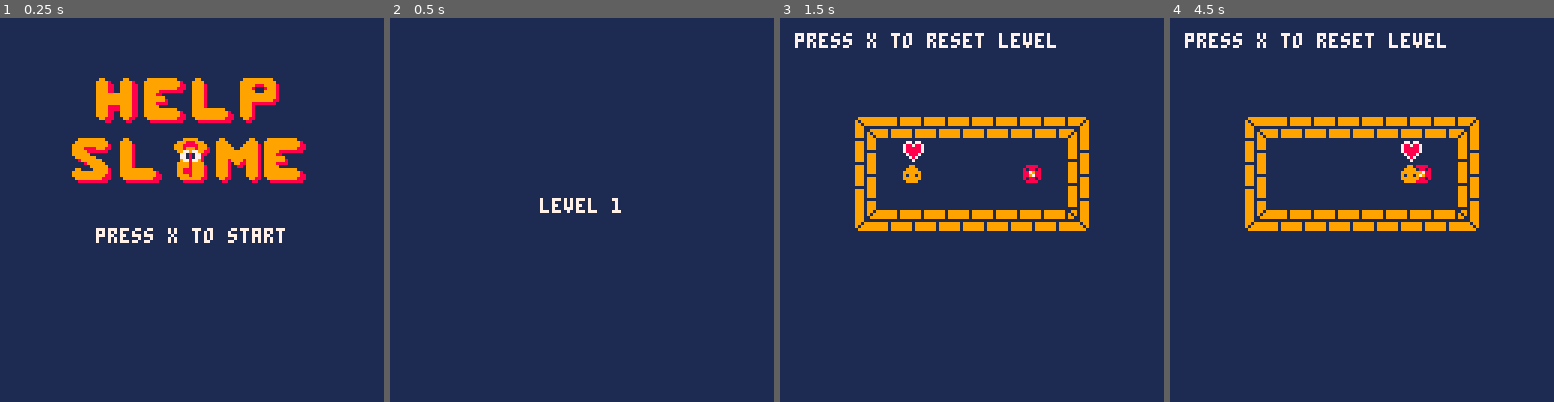
Above: before the commit, frames 1-4 (left to right).
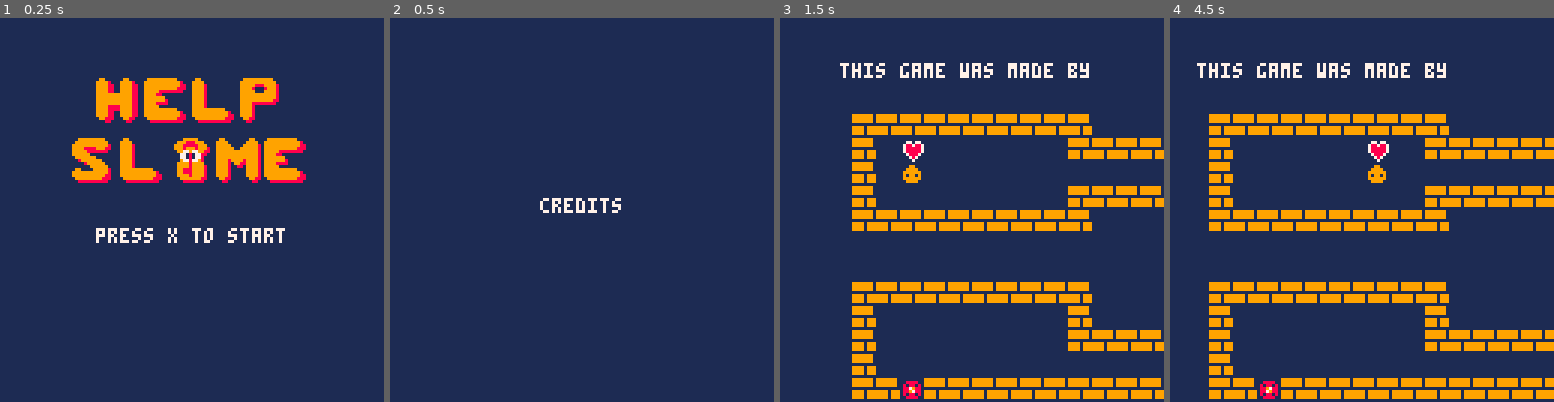
Above: after the commit, the same moments.

Repository: GameJams-fiwon123/GBJam8
Game: PICO-8 cartridge gbjam8.p8
Same seed, same stepped clock (60 frames per second), same inputs: the game is played once before the commit and once after it.
Inputs:
- Up to frame 1 (0.25 s): no input
- Up to frame 2 (0.5 s): tap X (X key) at 0.33 s
- Up to frame 3 (1.5 s): tap X (X key) at 1.07 s
- Up to frame 4 (4.5 s): hold Right 1.6-2.1 s; tap X (X key) at 1.85, 2.97, 4.08 s; hold Up 2.15-2.42 s; hold Right 2.47-3.03 s; hold Left 3.08-3.58 s; hold Down 3.63-3.97 s; hold Right from 4.02 s (still down)

Frame 1 is identical in both runs. In frame 2, 0.3% of the frame differs, in the area x 39-61%, y 46-51%; in frame 3, 15%; in frame 4, 20%, in the area x 3-100%, y 3-100%.

Commit message:
créditos, tela final e ajustado ordem das fases

Diff:
--- a/gbjam8.p8
+++ b/gbjam8.p8
@@ -28,6 +28,7 @@
 	title=0,
 	pass_level=6,
 	gameplay=7,
+	credits=13,
 	stop_sound=-1
 }
 
@@ -60,7 +61,7 @@
 end
 
 function update_menu()
-	if btn(❎) then
+	if btnp(❎) then
 	 music(musics.stop_sound, 300)
   start_game()
 	end
@@ -91,10 +92,11 @@
 function start_game()
  music(musics.gameplay)
 	game.time = 0
-	game.level = 1
-
-	camera_pos.x=0
-	camera_pos.y=0
+	game.level = 12
+
+	camera_pos.x=128*3
+	camera_pos.y=128
+	camera(camera_pos.x, camera_pos.y)
 	game.scenes={
 		{show=show_level1},
 		{show=show_level2},
@@ -105,7 +107,9 @@
 		{show=show_level7},
 		{show=show_level8},
 		{show=show_level9},
-		{show=show_level10}
+		{show=show_level10},
+		{show=show_level11},
+		{show=show_level_credits},
 	}
  game.update = update_anim_level
 	game.draw = draw_anim_level
@@ -153,6 +157,12 @@
 end
 
 function show_level8()
+	add(slimes,new_slime(camera_pos.x+5*8,camera_pos.y+6*8,1, false))
+ get_portals()
+ get_doors()
+end
+
+function show_level9()
 	add(slimes,new_slime(camera_pos.x+4*8,camera_pos.y+3*8,1))
  get_portals()
  get_keys()
@@ -160,7 +170,7 @@
  get_hearts()
 end
 
-function show_level9()
+function show_level10()
 	add(slimes,new_slime(camera_pos.x+4*8,camera_pos.y+7*8,1))
  add(slimes,new_slime(camera_pos.x+11*8,camera_pos.y+5*8,1))
  get_portals()
@@ -168,12 +178,19 @@
  get_doors()
 end
 
-function show_level10()
+function show_level11()
 	add(slimes,new_slime(camera_pos.x+4*8,camera_pos.y+3*8,1))
  add(slimes,new_slime(camera_pos.x+11*8,camera_pos.y+3*8,1))
  get_portals()
  get_doors()
 end
+
+function show_level_credits()
+ music(musics.credits)
+	add(slimes,new_slime(camera_pos.x+5*8,camera_pos.y+6*8,1))
+ get_portals()
+end
+
 
 function is_tile(x,y,type_tile)
 	local tile=mget(x/8, y/8)
@@ -266,8 +283,15 @@
 function update_level()
 	anim_portals()
 
+	 if game.level == #game.scenes then
+		 if slimes[1].x > (camera_pos.x+64) then
+		  local x_offset = slimes[1].x-(camera_pos.x+64)
+				camera(camera_pos.x+x_offset, camera_pos.y)
+			end
+	 end
+
  if not is_walking then
- 	if btnp(❎) then
+ 	if btnp(❎) and game.level < #game.scenes  then
 	 	reset_level()
 		end
 
@@ -358,7 +383,10 @@
 end
 
 function next_level()
- music(musics.pass_level)
+ if game.level < #game.scenes then
+ 	music(musics.pass_level)
+ end
+
  game.time=0
  game.level+=1
 
@@ -375,8 +403,12 @@
  end
  camera(camera_pos.x, camera_pos.y)
 
- game.update = update_anim_level
-	game.draw = draw_anim_level
+ if game.level <= #game.scenes then
+	 game.update = update_anim_level
+		game.draw = draw_anim_level
+ else
+  show_final()
+ end
 end
 
 function draw_level()
@@ -402,7 +434,20 @@
 	 palt(1,false)
 	end
 
-	print("press x to reset level",camera_pos.x+5,camera_pos.y+5,7)
+	if game.level != #game.scenes then
+		print("press x to reset level",camera_pos.x+5,camera_pos.y+5,7)
+ else
+  if slimes[1].y < camera_pos.y+68 then
+  	print("this game was made by",camera_pos.x+20,camera_pos.y+15,7)
+  	print("euler moises",camera_pos.x+170,camera_pos.y+15,7)
+  	print("and",camera_pos.x+255,camera_pos.y+15,7)
+  	print("felipe inoue",camera_pos.x+295,camera_pos.y+15,7)
+  else
+   print("...become a adventurous",camera_pos.x+15,camera_pos.y+75,7)
+  	print("...i'll finally...",camera_pos.x+160,camera_pos.y+75,7)
+  	print("my dream is near...",camera_pos.x+285,camera_pos.y+75,7)
+  end
+ end
 end
 
 function update_anim_level()
@@ -417,11 +462,35 @@
 function draw_anim_level()
  cls()
  rectfill(camera_pos.x,camera_pos.y,camera_pos.x+128,camera_pos.y+128,1)
-	print_centered("level "..game.level, camera_pos.x, camera_pos.y)
+ if game.level < #game.scenes then
+		print_centered("level "..game.level, camera_pos.x, camera_pos.y)
+	else
+	 print_centered("credits", camera_pos.x, camera_pos.y)
+	end
 end
 -->8
--- credits
-
+-- final
+function show_final()
+	game.update = update_final
+	game.draw = draw_final
+
+	camera(0,0)
+end
+
+function update_final()
+	if btnp(❎) then
+  show_menu()
+	end
+end
+
+function draw_final()
+	cls()
+
+	--gray background color
+	rectfill(0,0,128,128,1)
+
+	print_centered("press x to menu", 0, 10)
+end
 -->8
 -- tools
 function print_centered(str, offset_x, offset_y)
@@ -847,26 +916,26 @@
 41414141414141414141414141414141414141414141414141414141414141414141414141414141414141414141414141414141414141414141414141414141
 41414141414141414141414141414141414141414141414141414141414141414141414141414141414141414141414141414141414141414141414141414141
 41414141414141414141414141414141414141414141414141414141414141414141414141414141414141414141414141414141414141414141414141414141
-41414141715151515151515181414141414141414141414141414141414141414141414141414141414141414141414141414141414141414141414141414141
-41414141414141414141414141414141414141414141414141414141414141414141414141414141414141414141414141414141414141414141414141414141
-41414141614141414141411262414141414141414141414141414141414141414141414141414141414141414141414141414141414141414141414141414141
-41414141414141414141414141414141414141414141414141414141414141414141414141414141414141414141414141414141414141414141414141414141
-41414141614141413141415262414141414141414141414141414141414141414141414141414141414141414141414141414141414141414141414141414141
-41414141414141414141414141414141414141414141414141414141414141414141414141414141414141414141414141414141414141414141414141414141
-41414141614141414141411321414141414141414141414141414141414141414141414141414141414141414141414141414141414141414141414141414141
-41414141414141414141414141414141414141414141414141414141414141414141414141414141414141414141414141414141414141414141414141414141
-41414141614141414141415262414141414141414141414141414141414141414141414141414141414141414141414141414141414141414141414141414141
-41414141414141414141414141414141414141414141414141414141414141414141414141414141414141414141414141414141414141414141414141414141
-41414141614141414141414162414141414141414141414141414141414141414141414141414141414141414141414141414141414141414141414141414141
-41414141414141414141414141414141414141414141414141414141414141414141414141414141414141414141414141414141414141414141414141414141
-41414141725252525252525282414141414141414141414141414141414141414141414141414141414141414141414141414141414141414141414141414141
-41414141414141414141414141414141414141414141414141414141414141414141414141414141414141414141414141414141414141414141414141414141
-41414141414141414141414141414141414141414141414141414141414141414141414141414141414141414141414141414141414141414141414141414141
-41414141414141414141414141414141414141414141414141414141414141414141414141414141414141414141414141414141414141414141414141414141
-41414141414141414141414141414141414141414141414141414141414141414141414141414141414141414141414141414141414141414141414141414141
-41414141414141414141414141414141414141414141414141414141414141414141414141414141414141414141414141414141414141414141414141414141
-41414141414141414141414141414141414141414141414141414141414141414141414141414141414141414141414141414141414141414141414141414141
-41414141414141414141414141414141414141414141414141414141414141414141414141414141414141414141414141414141414141414141414141414141
+41414141414141414141414141414141414141414141414141414141414141414141414141414141414141414141414141414141414141414141414141414141
+41414141414141414141414141414141414141414141414141414141414141414141414141414141414141414141414141414141414141414141414141414141
+41414141414141414141414141414141414141414141414141414141414141414141414141414141414141414141414141414141414141414141414141414141
+41414141414141414141414141414141414141414141414141414141414141414141414141414141414141414141414141414141414141414141414141414141
+41414141414141414141414141414141414141414141414141414141414141414141414141414141414141414141414141414141414141414141414141414141
+41414141414141414141414141414141414141414141414141414141414141414141414141414141414141414141414141414141414141414141414141414141
+41414141414141414141414141414141414141414141414141414141414141414141414141414141414141414141414141414141414141414141414141414141
+41414141414141414141414141414141414141414141414141414141414141414141414141414141414141414141414141414141414141414141414141414141
+41414141414141414141414141414141414141414141414141414141414141414141414141414141414141414141414141414141414141414141414141414141
+41414141414141414141414141414141414141414141414141414141414141414141414141414141414141414141414141414141414141414141414141414141
+41414141414141414141414141414141414141414141414141414141414141414141414141414141414141414141414141414141414141414141414141414141
+41414171515151515151515181414141414141414141414141414141414141414141414141414141414141414141414141414141414141414141414141414141
+41414141414141414141414141414141414141414141414141414141414141414141414141414141414141414141414141414141414141414141414141414141
+41414161123141414141418162414141414141414141414141414141414141414141414141414141414141414141414141414141414141414141414141414141
+41414141414141414141414141414141414141414141414141414141414141414141414141414141414141414141414141414141414141414141414141414141
+41414161414141315141131162414141414141414141414141414141414141414141414141414141414141414141414141414141414141414141414141414141
+41414141414141414141414141414141414141414141414141414141414141414141414141414141414141414141414141414141414141414141414141414141
+41414161416241414141528262414141414141414141414141414141414141414141414141414141414141414141414141414141414141414141414141414141
+41414141414141414141414141414141414141414141414141414141414141414141414141414141414141414141414141414141414141414141414141414141
+41414172525252525252525282414141414141414141414141414141414141414141414141414141414141414141414141414141414141414141414141414141
 41414141414141414141414141414141414141414141414141414141414141414141414141414141414141414141414141414141414141414141414141414141
 41414141414141414141414141414141414141414141414141414141414141414141414141414141414141414141414141414141414141414141414141414141
 41414141414141414141414141414141414141414141414141414141414141414141414141414141414141414141414141414141414141414141414141414141
@@ -911,15 +980,15 @@
 __map__
 1414141414141414141414141414141414141414141414141414141414141414141414141414141414141414141414141414141414141414141414141414141414141414141414141414141414141414141414141414141414141414141414141414141414141414141414141414141414141414141414141414141414141414
 1414141414141414141414141414141414141414141414141414141414141414141414141414141414141414141414141414141414141414141414141414141414141414141414141414141414141414141414141414141414141414141414141414141414141414141414141414141414141414141414141414141414141414
-1414141414141414141414141414141414141414141414141414141414141414141414141414141414141414141414141414141414141414141414141414141414141414141414141414141414141414141414171515151515151515181414141414141715151515151515151814141414141417151515151515151518141414
-1414141414141414141414141414141414141414141414141414141414141414141414141414141414141414141414141414141414141414141414141414141414141414141414141414141414141414141414161414141414141518261414141414141614141414141414112614141414141416141416141413131826141414
-1414141715151515151515151814141414141417151515151515151518141414141414171515151515151515181414141414141715151515151515151814141414141417151515151515151518141414141414161414131414321426261414141414141614141413151414262614141414141416141413141314322626141414
-1414141614141414141414142614141414141416141414141414141126141414141414161414141413141411261414141414141621131414141414182614141414141416141414141314141826141414141414161417141814131426261414141414141614161414141414262614141414141416142216142514132626141414
-1414141614141414141411142614141414141416141414141314142526141414141414161314141414142525261414141414141614141413151431112614141414141416141414143214311126141414141414161314211413141426261414141414141614131422141414262614141414141416141413141413252626141414
-1414141614141414141414142614141414141416141414141414141126141414141414161414141413141411261414141414141614261414141425282614141414141416141414141314142826141414141414161427142814142525261414141414141614141414141314262614141414141416141413141414142626141414
-1414142725252525252525252814141414141427252525252525252528141414141414272525252525252525281414141414142725252525252525252814141414141427252525252525252528141414141414161414131414141425261414141414141614141414142614262614141414141416311414141314142626141414
-1414141414141414141414141414141414141414141414141414141414141414141414141414141414141414141414141414141414141414141414141414141414141414141414141414141414141414141414162714141426143111261414141414141611251314141414112614141414141416112621141414311126141414
-1414141414141414141414141414141414141414141414141414141414141414141414141414141414141414141414141414141414141414141414141414141414141414141414141414141414141414141414272525252525252525281414141414142725252525252525252814141414141427252525252525252528141414
+1414141414141414141414141414141414141414141414141414141414141414141414141414141414141414141414141414141414141414141414141414141414141414141414141414141414141414141414171515151515151515181414141414141715151515151515151814141414141414141414141414141414141414
+1414141414141414141414141414141414141414141414141414141414141414141414141414141414141414141414141414141715151515151515181414141414141414141414141414141414141414141414161414141414141518261414141414141614141414141414112614141414141414141414141414141414141414
+1414141715151515151515151814141414141417151515151515151518141414141414171515151515151515181414141414141614141414141421261414141414141417151515151515151518141414141414161414131414321426261414141414141614141413151414262614141414141417151515151515151518141414
+1414141614141414141414142614141414141416141414141414141126141414141414161414141413141411261414141414141614141413141425261414141414141416141414141314141826141414141414161417141814131426261414141414141614161414141414262614141414141416211314141414141826141414
+1414141614141414141411142614141414141416141414141314142526141414141414161314141414142525261414141414141614141414141431121414141414141416141414143214311126141414141414161314211413141426261414141414141614131422141414262614141414141416141414131514311126141414
+1414141614141414141414142614141414141416141414141414141126141414141414161414141413141411261414141414141614141414141425261414141414141416141414141314142826141414141414161427142814142525261414141414141614141414141314262614141414141416142614141414252826141414
+1414142725252525252525252814141414141427252525252525252528141414141414272525252525252525281414141414141614141414141414261414141414141427252525252525252528141414141414161414131414141425261414141414141614141414142614262614141414141427252525252525252528141414
+1414141414141414141414141414141414141414141414141414141414141414141414141414141414141414141414141414142725252525252525281414141414141414141414141414141414141414141414162714141426143111261414141414141611251314141414112614141414141414141414141414141414141414
+1414141414141414141414141414141414141414141414141414141414141414141414141414141414141414141414141414141414141414141414141414141414141414141414141414141414141414141414272525252525252525281414141414142725252525252525252814141414141414141414141414141414141414
 1414141414141414141414141414141414141414141414141414141414141414141414141414141414141414141414141414141414141414141414141414141414141414141414141414141414141414141414141414141414141414141414141414141414141414141414141414141414141414141414141414141414141414
 1414141414141414141414141414141414141414141414141414141414141414141414141414141414141414141414141414141414141414141414141414141414141414141414141414141414141414141414141414141414141414141414141414141414141414141414141414141414141414141414141414141414141414
 1414141414141414141414141414141414141414141414141414141414141414141414141414141414141414141414141414141414141414141414141414141414141414141414141414141414141414141414141414141414141414141414141414141414141414141414141414141414141414141414141414141414141414
@@ -927,70 +996,70 @@
 1414141414141414141414141414141414141414141414141414141414141414141414141414141414141414141414141414141414141414141414141414141414141414141414141414141414141414141414141414141414141414141414141414141414141414141414141414141414141414141414141414141414141414
 1414141414141414141414141414141414141414141414141414141414141414141414141414141414141414141414141414141414141414141414141414141414141414141414141414141414141414141414141414141414141414141414141414141414141414141414141414141414141414141414141414141414141414
 1414141414141414141414141414141414141414141414141414141414141414141414141414141414141414141414141414141414141414141414141414141414141414141414141414141414141414141414141414141414141414141414141414141414141414141414141414141414141414141414141414141414141414
-1414141715151515151515151814141414141417151515151515151518141414141414141414141414141414141414141414141414141414141414141414141414141414141414141414141414141414141414141414141414141414141414141414141414141414141414141414141414141414141414141414141414141414
-1414141613131616161616112614141414141416141414141614141426141414141414141414141414141414141414141414141414141414141414141414141414141414141414141414141414141414141414141414141414141414141414141414141414141414141414141414141414141414141414141414141414141414
-1414141614141314141316312614141414141416161414141614141426141414141414141414141414141414141414141414141414141414141414141414141414141414141414141414141414141414141414141414141414141414141414141414141414141414141414141414141414141414141414141414141414141414
-1414141614131614141414142614141414141416161414143114141426141414141414141414141414141414141414141414141414141414141414141414141414141414141414141414141414141414141414141414141414141414141414141414141414141414141414141414141414141414141414141414141414141414
-1414141614141332141314142614141414141416161414311331141426141414141414141414141414141414141414141414141414141414141414141414141414141414141414141414141414141414141414141414141414141414141414141414141414141414141414141414141414141414141414141414141414141414
-1414141614141414132614142614141414141416161414143121141426141414141414141414141414141414141414141414141414141414141414141414141414141414141414141414141414141414141414141414141414141414141414141414141414141414141414141414141414141414141414141414141414141414
-1414141614151314141314142614141414141416161414142614141426141414141414141414141414141414141414141414141414141414141414141414141414141414141414141414141414141414141414141414141414141414141414141414141414141414141414141414141414141414141414141414141414141414
-1414141631112525252613132614141414141416271125112611251126141414141414141414141414141414141414141414141414141414141414141414141414141414141414141414141414141414141414141414141414141414141414141414141414141414141414141414141414141414141414141414141414141414
-1414142725252525252525252814141414141427252525252525252528141414141414141414141414141414141414141414141414141414141414141414141414141414141414141414141414141414141414141414141414141414141414141414141414141414141414141414141414141414141414141414141414141414
-1414141414141414141414141414141414141414141414141414141414141414141414141414141414141414141414141414141414141414141414141414141414141414141414141414141414141414141414141414141414141414141414141414141414141414141414141414141414141414141414141414141414141414
-1414141414141414141414141414141414141414141414141414141414141414141414141414141414141414141414141414141414141414141414141414141414141414141414141414141414141414141414141414141414141414141414141414141414141414141414141414141414141414141414141414141414141414
-1414141414141414141414141414141414141414141414141414141414141414141414141414141414141414141414141414141414141414141414141414141414141414141414141414141414141414141414141414141414141414141414141414141414141414141414141414141414141414141414141414141414141414
-1414141414141414141414141414141414141414141414141414141414141414141414141414141414141414141414141414141414141414141414141414141414141414141414141414141414141414141414141414141414141414141414141414141414141414141414141414141414141414141414141414141414141414
-1414141414141414141414141414141414141414141414141414141414141414141414141414141414141414141414141414141414141414141414141414141414141414141414141414141414141414141414141414141414141414141414141414141414141414141414141414141414141414141414141414141414141414
-…(53 lines of a section not shown)…
+1414141715151515151515151814141414141417151515151515151518141414141414171515151515151515181414141414141414141414141414141414141414141414141414141414141414141414141414141414141414141414141414141414141414141414141414141414141414141414141414141414141414141414
+1414141614141614141313182614141414141416131316161616161126141414141414161414141416141414261414141414141414141414141414141414141414141414141414141414141414141414141414141414141414141414141414141414141414141414141414141414141414141414141414141414141414141414
+1414141614141314131432262614141414141416141413141413163126141414141414161614141416141414261414141414142525252525252525252514141414141425252525252525252525251414141414252525252525252525251414141414141425252525252525141414141414141414141414141414141414141414
+1414141614221614251413262614141414141416141316141414141426141414141414161614141431141414261414141414142514141414141414142525252525252525141414141414141414252525252525251414141414141414252525252525252525141414141425141414141414141414141414141414141414141414
+1414141614141314141325262614141414141416141413321413141426141414141414161614143113311414261414141414142514141414141414141414141414141414141414141414141414141414141414141414141414141414141414141414141414141414141425141414141414141414141414141414141414141414
+1414141614141314141414262614141414141416141414141326141426141414141414161614141431211414261414141414142514141414141414142525252525252525141414141414141414252525252525251414141414141414252525252525252525141414141425141414141414141414141414141414141414141414
+1414141631141414131414262614141414141416141513141413141426141414141414161614141426141414261414141414142525252525252525252514141414141425252525252525252525251414141414252525252525252525251414141414141425141414141425141414141414141414141414141414141414141414
+1414141611262114141431112614141414141416311125252526131326141414141414162711251126112511261414141414141414141414141414141414141414141414141414141414141414141414141414141414141414141414141414141414141425141414141425141414141414141414141414141414141414141414
+1414142725252525252525252814141414141427252525252525252528141414141414272525252525252525281414141414141414141414141414141414141414141414141414141414141414141414141414141414141414141414141414141414141425141414141425141414141414141414141414141414141414141414
+1414141414141414141414141414141414141414141414141414141414141414141414141414141414141414141414141414142525252525252525252514141414141425252525252525252525251414141414252525252525252525251414141414141425141414141425141414141414141414141414141414141414141414
+1414141414141414141414141414141414141414141414141414141414141414141414141414141414141414141414141414142514141414141414142514141414141425141414141414141414251414141414251414141414141414251414141414141425141414141425141414141414141414141414141414141414141414
+1414141414141414141414141414141414141414141414141414141414141414141414141414141414141414141414141414142514141414141414142525252525252525141414141414141414252525252525251414141414141414252525252525252525141414141425141414141414141414141414141414141414141414
+1414141414141414141414141414141414141414141414141414141414141414141414141414141414141414141414141414142514141414141414141414141414141414141414141414141414141414141414141414141414141414141414141414141414141414141425141414141414141414141414141414141414141414
+1414141414141414141414141414141414141414141414141414141414141414141414141414141414141414141414141414142525112525252525252525252525252525252525252525252525252525252525252525252525252525252525252525252525252525252525141414141414141414141414141414141414141414
+…(53 lines of a section not shown)…
